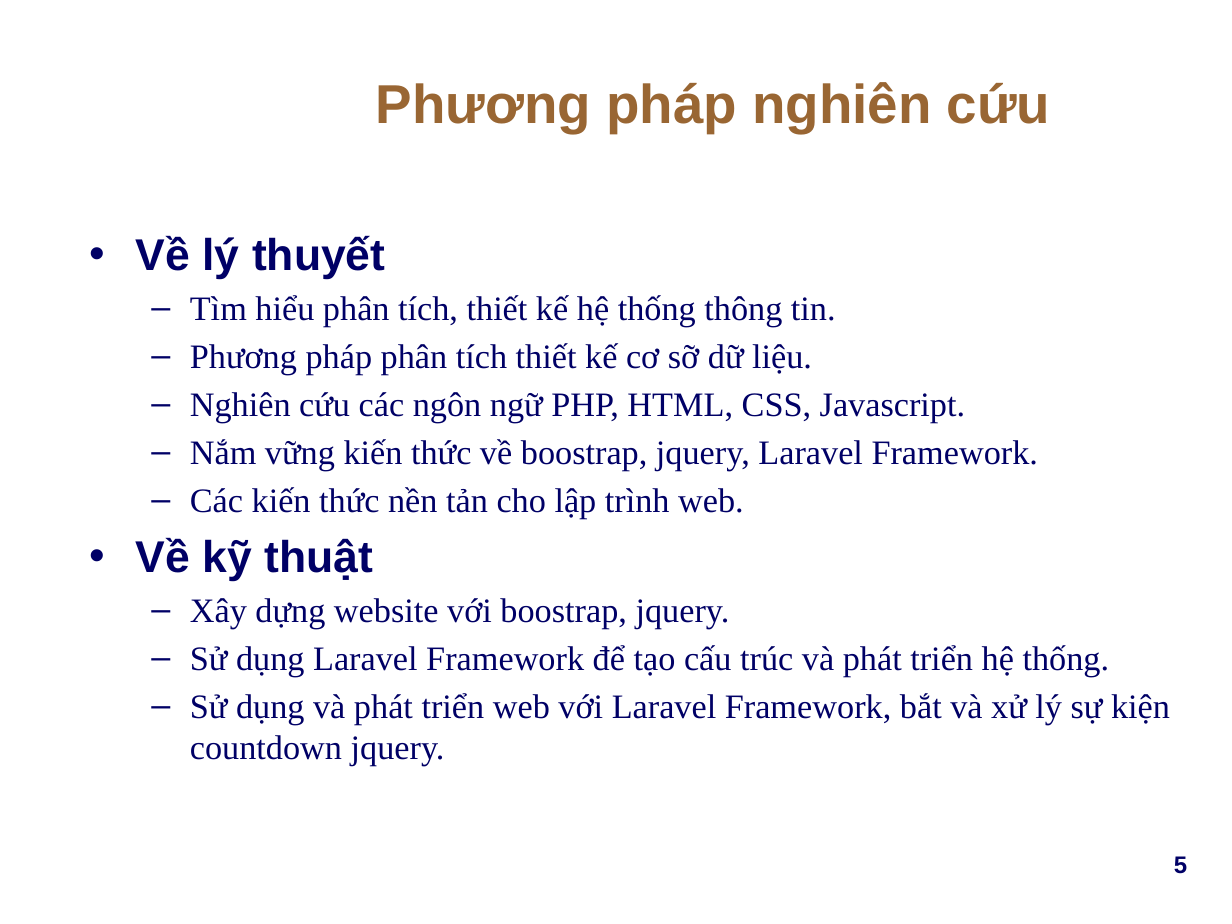
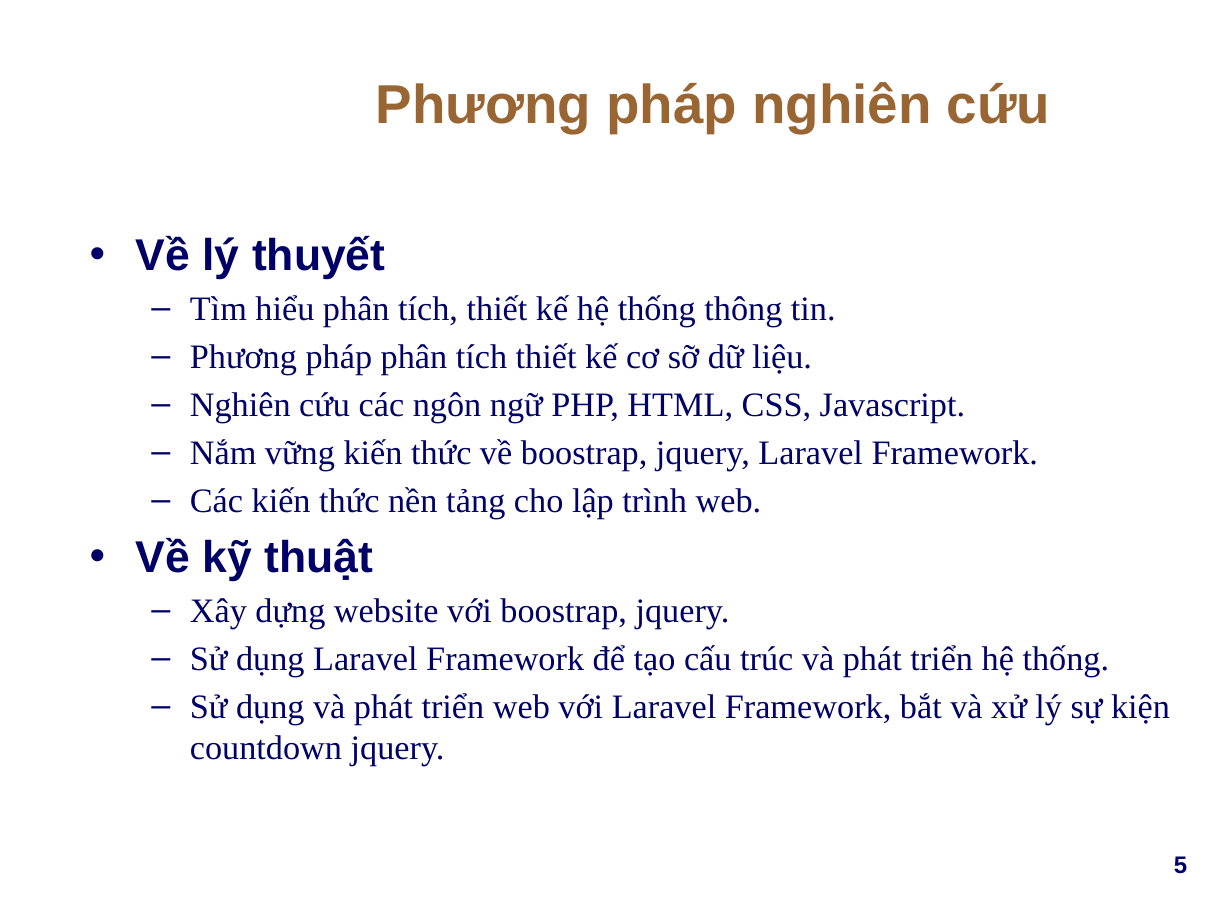
Before and after one commit to Webdien123/diem_danh_rfid, a slide deck: slide 5 of Docs/Report/DD_RFID_FinalReport_v1.0.pptx. Drawn at 1232x924 pixels with LibreOffice and Linux fonts; fonts in the diff are those of the drawing; background and template pictures are left out. Boxes give left, top, right and bottom in pixels: in the first picture for what was removed or moved away, otherwise in the second. Text is boxed around its words. In the diff, an @@ line names an element or a change of style, - is before the commit and + after.

```diff
--- a/Docs/Report/DD_RFID_FinalReport_v1.0.pptx
+++ b/Docs/Report/DD_RFID_FinalReport_v1.0.pptx
@@ text at <box>190,487,762,519</box>: text changed @@
-  – Các kiến thức nền tản cho lập trình web.
+  – Các kiến thức nền tảng cho lập trình web.
```
Also in this commit, not shown: 2 other slides changed, 7 other files.
